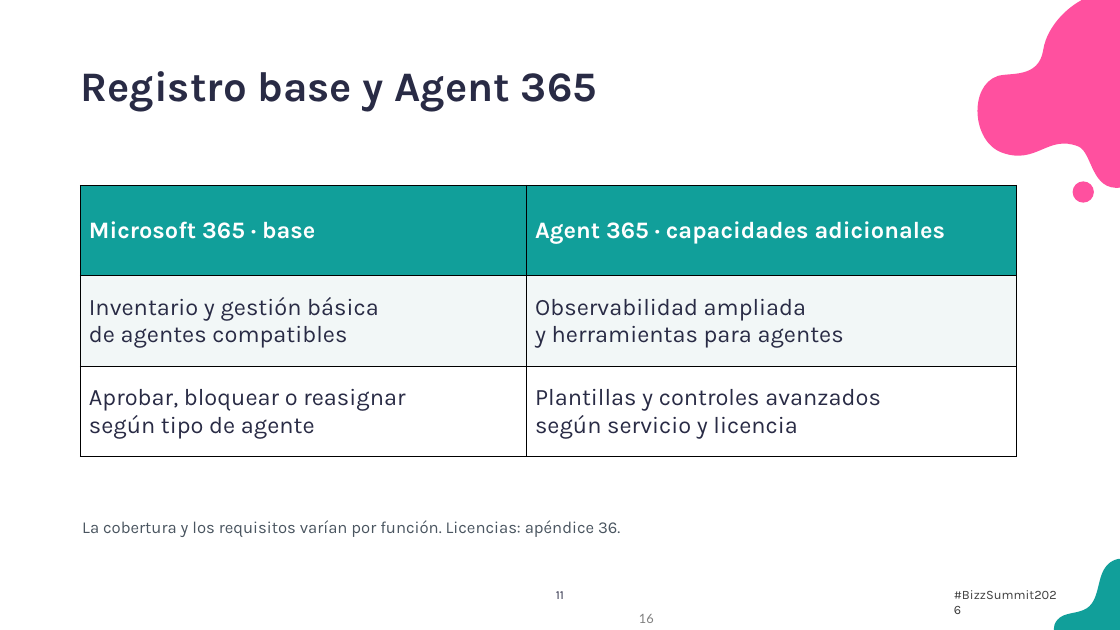
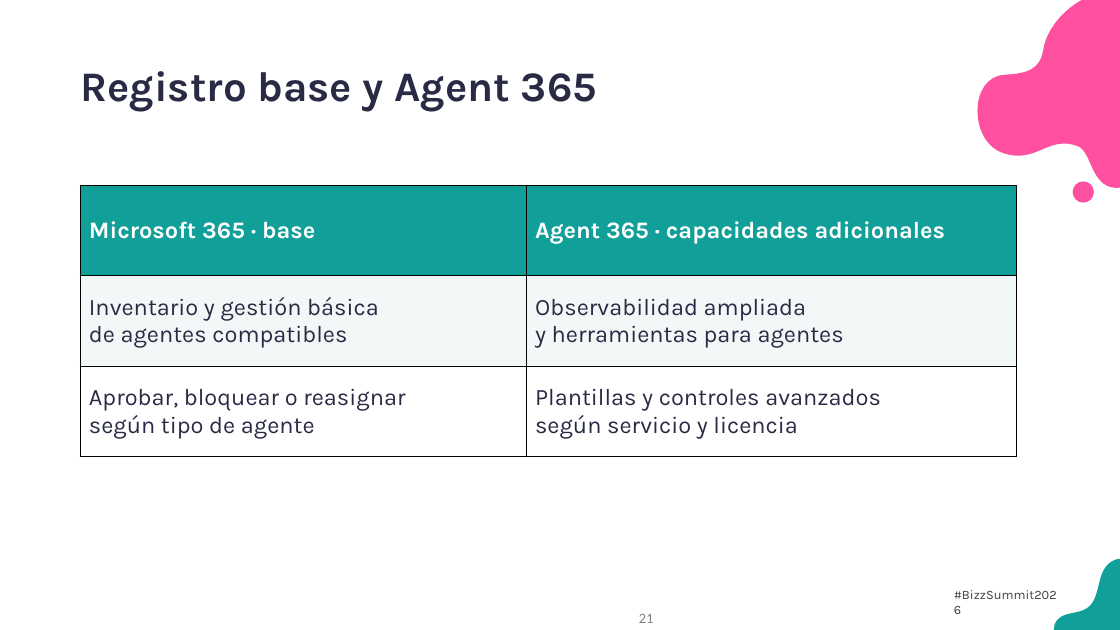
Before and after one commit to antoniosql/materiales-sesiones, a slide deck: slide 21 of BizzSummit/2026/01_trabajo/BizzSummit2026_De_la_jungla_al_control_plane.pptx (slide 16 before the commit). Drawn at 1120x630 pixels with LibreOffice and Linux fonts; fonts in the diff are those of the drawing; background and template pictures are left out. Boxes give left, top, right and bottom in pixels: in the first picture for what was removed or moved away, otherwise in the second. Text is boxed around its words. In the diff, an @@ line names an element or a change of style, - is before the commit and + after.

```diff
--- a/BizzSummit/2026/01_trabajo/BizzSummit2026_De_la_jungla_al_control_plane.pptx
+++ b/BizzSummit/2026/01_trabajo/BizzSummit2026_De_la_jungla_al_control_plane.pptx
@@ text removed at <box>82,520,620,537</box> @@
-La cobertura y los requisitos varían por función. Licencias: apéndice 36.
@@ text removed at <box>556,591,564,599</box> @@
-11
@@ page number at <box>639,614,654,623</box>: text changed @@
-16
+21
```
Also in this commit, not shown: 10 other slides changed, 9 slides added, 1 slide removed, 25 other files.
